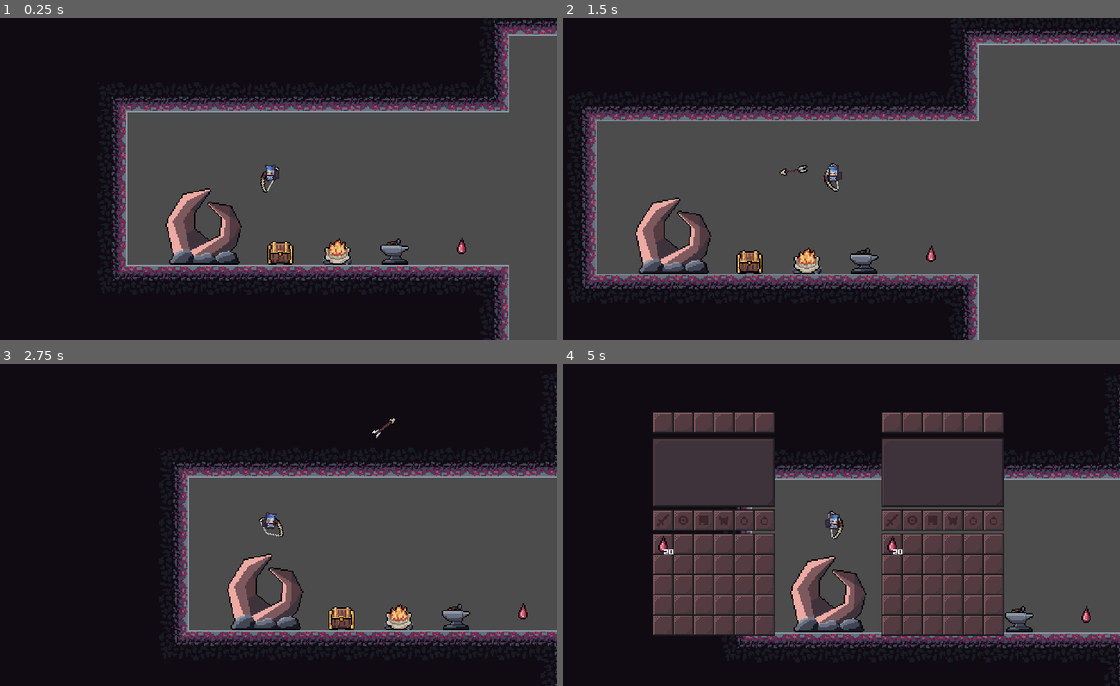
Above: before the commit, frames 1-4 (two rows, left to right).
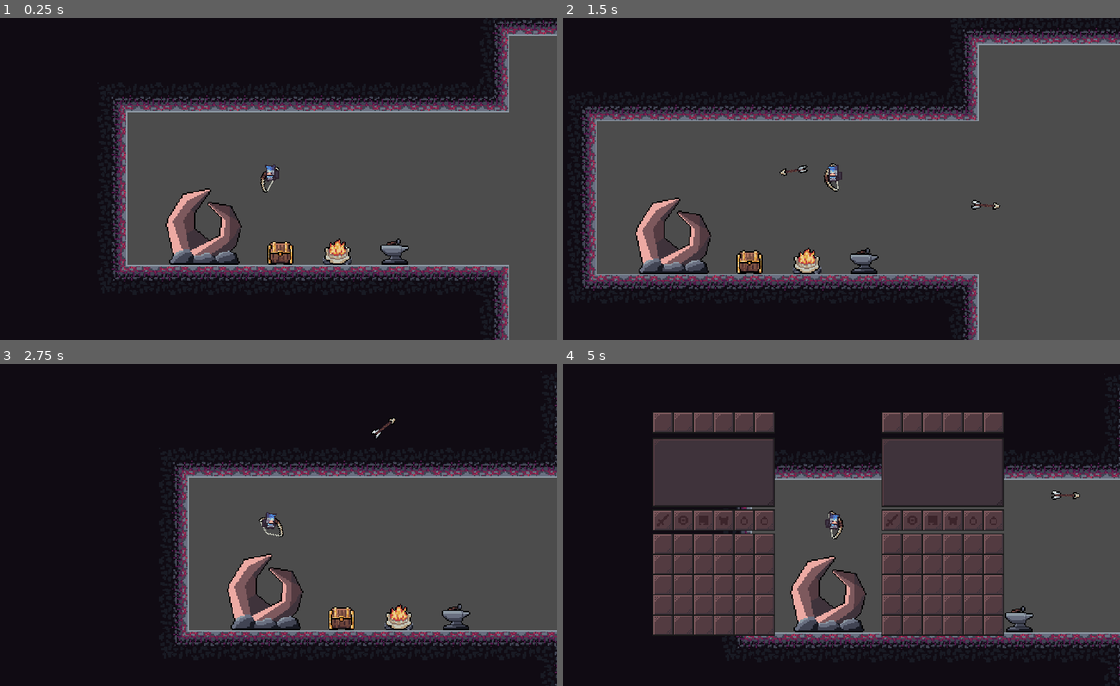
Above: after the commit, the same moments.

Repository: Riudin/Rogue-Worlds
Game: Godot game, scene res://MainScenes/Main.tscn
The game is run twice, just before and just after one commit, with the same random seed, the same clock (stepped at 60 frames per second) and the same inputs.
Inputs (mouse positions are in pixels of both pictures, inside the frame that each line leads up to):
- Up to frame 1 (0.25 s): no input
- Up to frame 2 (1.5 s): move the mouse to (958, 162) at 0.52 s; press the mouse at (958, 162) at 0.53 s; hold E (dash_right) from 0.53 s (still down); tap Space (jump) at 0.77 s; move the mouse to (718, 195) at 1.27 s; release the mouse at (718, 195) at 1.28 s; click (718, 195) at 1.35 s
- Up to frame 3 (2.75 s): tap Space (jump) at 1.52 s; move the mouse to (328, 454) at 2.02 s; release E (dash_right) at 2.03 s; press the mouse at (328, 454) at 2.03 s; hold Q (dash_left) from 2.03 s (still down)
- Up to frame 4 (5 s): move the mouse to (802, 589) at 2.77 s; release Q (dash_left) at 2.78 s; release the mouse at (802, 589) at 2.78 s; hold E (dash_right) 2.78-4.28 s; click (802, 589) at 2.85 s; tap Space (jump) at 3.02, 3.77, 4.52 s; move the mouse to (1003, 573) at 3.52 s; press the mouse at (1003, 573) at 3.53 s; tap C (chest_inventory) at 4.15 s; move the mouse to (891, 521) at 4.27 s; release the mouse at (891, 521) at 4.28 s; hold Q (dash_left) from 4.28 s (still down); click (891, 521) at 4.35 s; tap Tab (inventory) at 4.9 s

The runs differ from the first frame. In frame 1, less than 0.1% of the frame differs, in the area x 82-84%, y 68-74%; in frame 2, 0.1%; in frame 3, less than 0.1%; in frame 4, 0.3%, in the area x 17-95%, y 39-81%.

Commit message:
Fixed Timer Bug in enemy.gd

Diff:
--- a/Godot Project/Autoload/PlayerInventory.gd
+++ b/Godot Project/Autoload/PlayerInventory.gd
@@ -10,17 +10,13 @@
 var active_item_slot = 0
 
 var inventory = {
-	0: ["BloodItemSmall", 20],  #--> slot_index: [item_name, item_quantity]
+	#0: ["BloodItemSmall", 20],
+	#--> slot_index: [item_name, item_quantity]
 }
 
-var hotbar = {
-	0: ["BloodItemSmall", 1],  #--> slot_index: [item_name, item_quantity]
-	3: ["BloodItemSmall", 45],
-}
+var hotbar = {}
 
-var equips = {
-
-}
+var equips = {}
 
 # TODO: First try to add to hotbar
 func add_item(item_name, item_quantity):
--- a/Godot Project/Enemies/Enemy.gd
+++ b/Godot Project/Enemies/Enemy.gd
@@ -156,19 +156,10 @@
 		SHOOT:
 			self.player = player_detection_zone.player
 			shoot_origin.look_at(player.global_position)
-#			if facing_right:
-#				animation_player.play("AttackRight")
-#			else:
-#				animation_player.play("AttackLeft")
-			velocity = Vector2.ZERO
-			animation_player.play("Shoot")
-#			shoot_delay_timer.start(0.5)
-#			yield(shoot_delay_timer, "timeout")
-			yield(get_tree().create_timer(0.5), "timeout")
+			if animation_player.current_animation == "Shoot":
+				yield(animation_player, "animation_finished")
 			fire()
-#			shoot_delay_timer.start(0.5)
-#			yield(shoot_delay_timer, "timeout")
-			yield(get_tree().create_timer(0.5), "timeout")
+			yield(animation_player, "animation_finished")
 			seek_player()
 
 		ATTACK:
@@ -190,6 +181,9 @@
 
 func fire():
 	if can_shoot:
+		can_shoot = false
+		velocity = Vector2.ZERO
+		animation_player.play("Shoot")
 		var new_p = projectile.instance()
 		var projectile_direction = shoot_origin.global_position.direction_to(player.global_position)
 		get_node("/root").add_child(new_p)
@@ -206,7 +200,7 @@
 		new_p.piercing = projectile_piercing
 
 		shoot_timer.start(cooldown)
-		can_shoot = false
+#		can_shoot = true
 
 
 func accelerate_to_point(point, delta):
@@ -271,7 +265,7 @@
 		if rng <= drop_chance:
 			var new_item_drop = ItemDrop.instance()
 			new_item_drop.item_name = loot_table[item][0]
-			new_item_drop.item_quantity = randi() % loot_table[item][2] + 1
+			new_item_drop.item_quantity = randi() % int(loot_table[item][2]) + 1
 			new_item_drop.position = self.global_position + Vector2(int(rand_range(-8, 8)), int(rand_range(-8, 8)))
 			get_tree().get_root().get_node("Main").call_deferred("add_child", new_item_drop)
 			print("loot: ", new_item_drop.item_quantity, " x ", new_item_drop.item_name)
--- a/Godot Project/Enemies/EyeDude.tscn
+++ b/Godot Project/Enemies/EyeDude.tscn
@@ -74,6 +74,7 @@
 projectile_speed = 0
 projectile_piercing = true
 projectile_stationary = true
+cooldown = 3.0
 can_fly = true
 can_pass_walls = true
 enemy_name = "EyeDude"
@@ -105,8 +106,6 @@
 [node name="StunTimer" type="Timer" parent="."]
 
 [node name="ShootTimer" type="Timer" parent="."]
-
-[node name="ShootDelayTimer" type="Timer" parent="."]
 
 [node name="AttackTimer" type="Timer" parent="."]
 
@@ -150,7 +149,6 @@
 
 [connection signal="timeout" from="StunTimer" to="." method="_on_StunTimer_timeout"]
 [connection signal="timeout" from="ShootTimer" to="." method="_on_ShootTimer_timeout"]
-[connection signal="timeout" from="ShootDelayTimer" to="." method="_on_ShootDelayTimer_timeout"]
 [connection signal="timeout" from="AttackTimer" to="." method="_on_AttackTimer_timeout"]
 
 [editable path="SoftCollision"]
--- a/Godot Project/Inventory/InventorySlot.gd
+++ /dev/null
@@ -1,12 +0,0 @@
-extends TextureRect
-
-export(NodePath) onready var item_container = get_node(item_container) as Control
-
-var item: Item
-
-
-func _ready():
-	pass
-
-func set_item(new_item):
-	item = new_item
--- a/Godot Project/Items/Weapons/BoneBow.tscn
+++ b/Godot Project/Items/Weapons/BoneBow.tscn
@@ -52,6 +52,7 @@
 [node name="BoneBow" type="Node2D"]
 position = Vector2( -1, 0 )
 script = ExtResource( 2 )
+p_range = 50
 speed = 200
 damage = 3
 bullet = ExtResource( 3 )
--- a/Godot Project/MainScenes/Main.tscn
+++ b/Godot Project/MainScenes/Main.tscn
@@ -6,7 +6,6 @@
 [ext_resource path="res://Player/Player.tscn" type="PackedScene" id=4]
 [ext_resource path="res://Enemies/EyeDude.tscn" type="PackedScene" id=5]
 [ext_resource path="res://MainScenes/UI.gd" type="Script" id=6]
-[ext_resource path="res://Items/ItemDrop.tscn" type="PackedScene" id=7]
 
 [node name="Main" type="Node2D"]
 
@@ -41,6 +40,3 @@
 [node name="ChestInventory" parent="UI" instance=ExtResource( 2 )]
 visible = false
 position = Vector2( 280, 40 )
-
-[node name="ItemDrop" parent="." instance=ExtResource( 7 )]
-position = Vector2( 176, 168 )
--- a/Godot Project/Player/Player.tscn
+++ b/Godot Project/Player/Player.tscn
@@ -1188,7 +1188,7 @@
 nodes/movement/node = SubResource( 32 )
 nodes/movement/position = Vector2( 100, 180 )
 nodes/output/position = Vector2( 540, 320 )
-node_connections = [ "output", 0, "in_air_state", "dash_direction", 0, "Animation 4", "dash_direction", 1, "Animation 5", "in_air", 0, "Animation 3", "in_air", 1, "dash_direction", "movement", 0, "Animation", "movement", 1, "Animation 2", "in_air_state", 0, "movement", "in_air_state", 1, "in_air" ]
+node_connections = [ "output", 0, "in_air_state", "movement", 0, "Animation", "movement", 1, "Animation 2", "in_air_state", 0, "movement", "in_air_state", 1, "in_air", "in_air", 0, "Animation 3", "in_air", 1, "dash_direction", "dash_direction", 0, "Animation 4", "dash_direction", 1, "Animation 5" ]
 
 [sub_resource type="CircleShape2D" id=34]
 radius = 64.0
Not shown: 1 places in Godot Project/MainScenes/Main.tscn that only renumber resources
